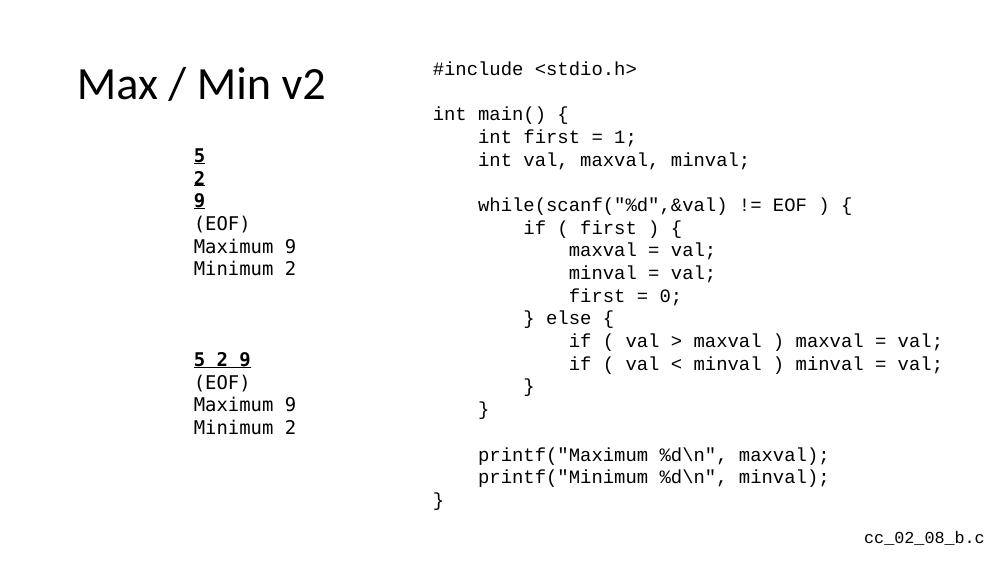
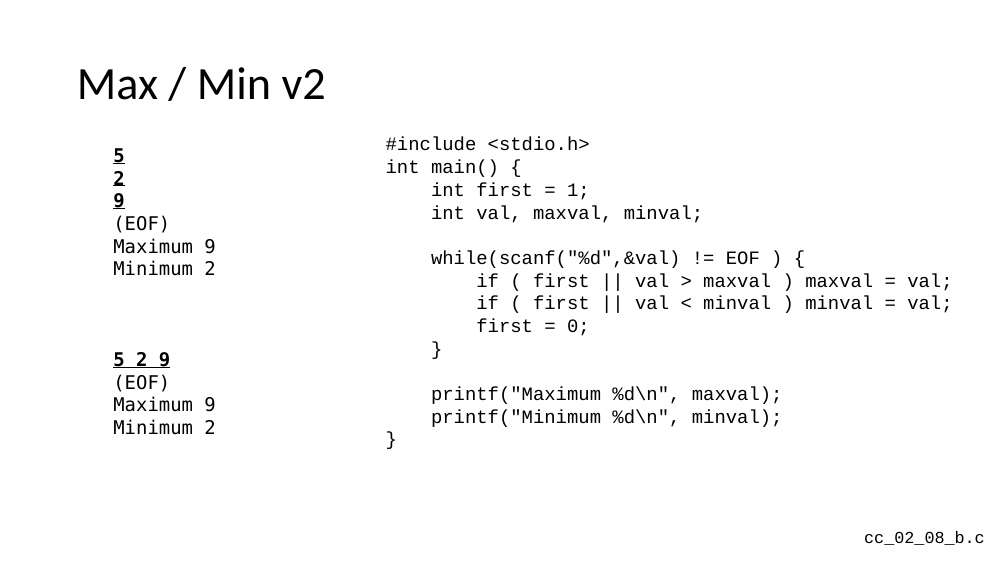
Before and after one commit to csev/cc4e, a slide deck: slide 19 of lectures/CC-02-Python.pptx. Drawn at 1008x567 pixels with LibreOffice and Linux fonts; fonts in the diff are those of the drawing. Boxes give left, top, right and bottom in pixels: in the first picture for what was removed or moved away, otherwise in the second. Text is boxed around its words. In the diff, an @@ line names an element or a change of style, - is before the commit and + after.

```diff
--- a/lectures/CC-02-Python.pptx
+++ b/lectures/CC-02-Python.pptx
@@ text "5": place and size @@
-text "5" at bbox=[194, 148, 296, 435]
+text "5" at bbox=[113, 148, 215, 435]
@@ text "#include <stdio.h>": place and size @@
-text "#include <stdio.h>" at bbox=[433, 62, 943, 487]
+text "#include <stdio.h>" at bbox=[386, 137, 952, 427]
@@ text at bbox=[476, 273, 952, 313]: text changed @@
-if ( first ) {
-maxval = val;
-minval = val;
+if ( first || val > maxval ) maxval = val;
+if ( first || val < minval ) minval = val;
@@ text at bbox=[546, 311, 943, 374]: paragraphs removed @@
-} else {
-if ( val > maxval ) maxval = val;
-if ( val < minval ) minval = val;
-}
```
Also in this commit, not shown: 2 other slides changed, 2 other files.
